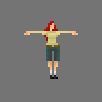
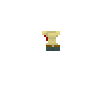
The second 102 x 102 image is a revision of the first. Changes to its layers:
hid "Leg_Left" over (38, 35, 64, 79)
hid "Leg_Right" over (52, 47, 60, 79)
hid "Arm_Left" over (24, 31, 44, 35)
hid "Arm_Right" over (60, 31, 78, 35)
hid "head" over (44, 21, 58, 31)
hid "Ebene 2" over (0, 0, 102, 102)
